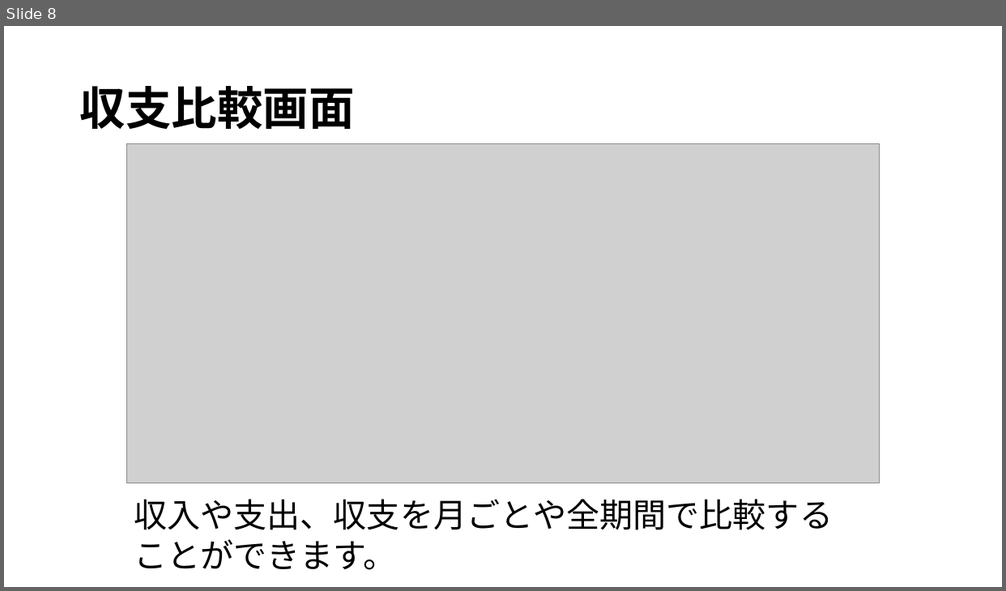
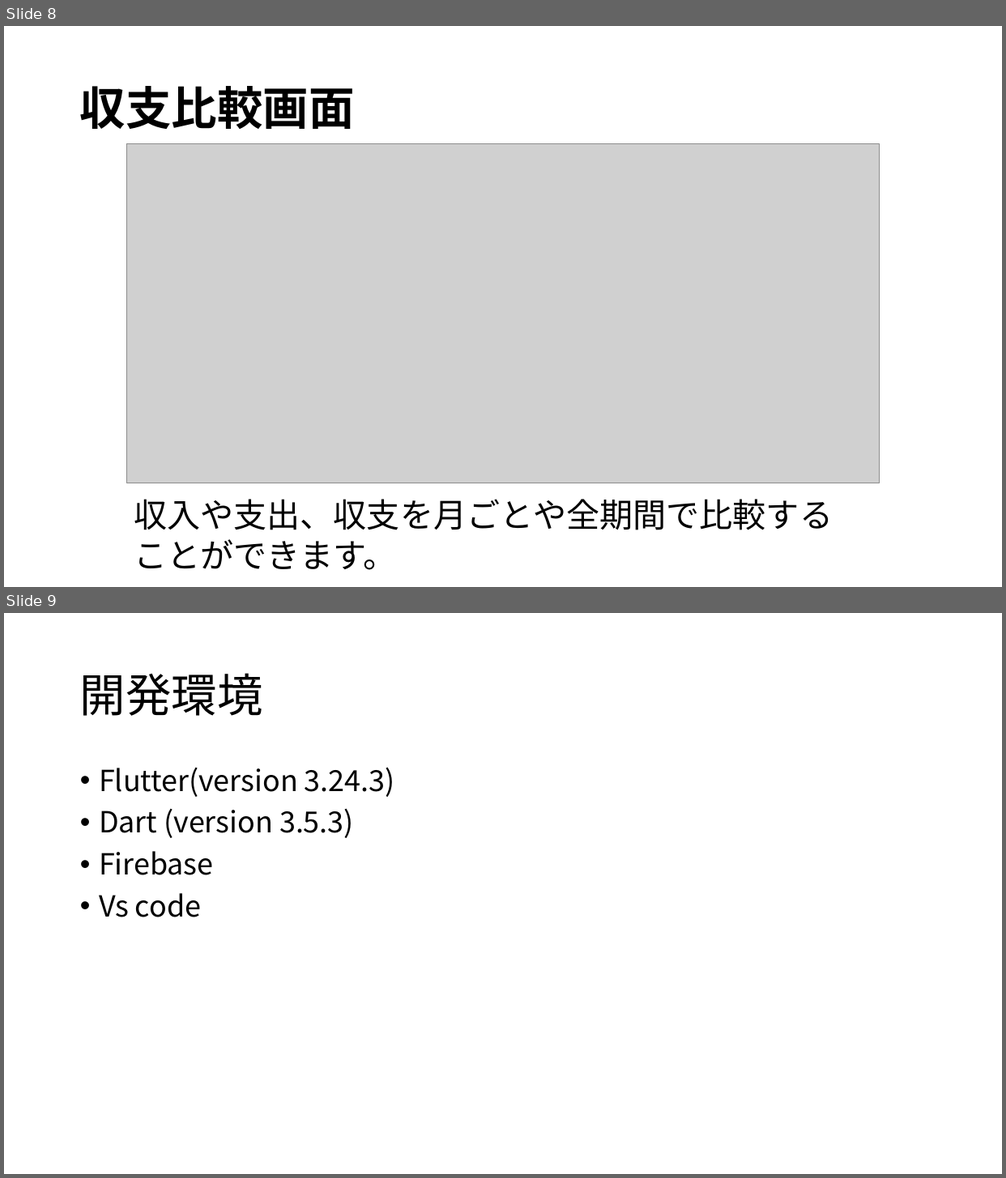
Before and after one commit to iwasitamasayosi/flutter_application_1, a slide deck: 家計簿_岩下暢秀.pptx. Shown one above the other, each under a label of ours: slide 8 before the commit, slides 8 and 9 after it. The pictures are 1006x591 and 1006x1178 pixels, drawn with LibreOffice and Linux fonts; fonts in the diff are those of the drawing; grey boxes stand for pictures. Boxes give left, top, right and bottom in pixels: in the first picture for what was removed or moved away, otherwise in the second. Text is boxed around its words. In the diff, an @@ line names an element or a change of style, - is before the commit and + after.

Commit message:
参考リンクと開発環境のスライド追加

```diff
--- a/家計簿_岩下暢秀.pptx
+++ b/家計簿_岩下暢秀.pptx
@@ slide 9 added at bbox=[4, 613, 1002, 1174], background #FFFFFF @@
@@ title added at bbox=[80, 673, 263, 716], 44 pt, text #000000 @@
+開発環境
@@ text added at bbox=[99, 767, 395, 918], 28 pt, text #000000 @@
+• Flutter(version 3.24.3)
+• Dart (version 3.5.3)
+• Firebase
+• Vs code
```
Also in this commit, not shown: 2 slides changed.
